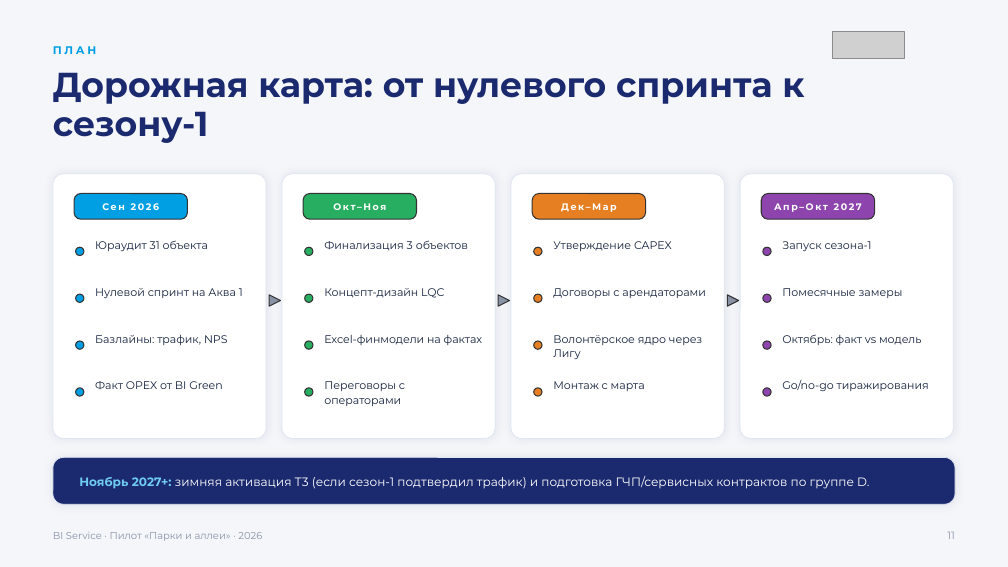
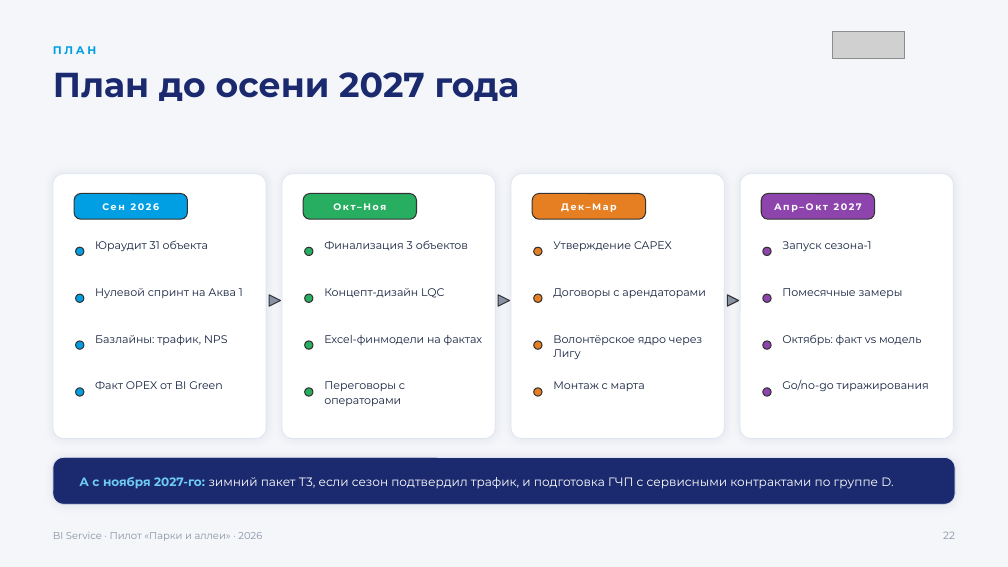
Before and after one commit to jprashkevich/bi-korshiler, a slide deck: slide 23 of docs/research/BIG-Life-park-pilot.pptx (slide 12 before the commit). Drawn at 1008x567 pixels with LibreOffice and Linux fonts; fonts in the diff are those of the drawing; grey boxes stand for pictures. Boxes give left, top, right and bottom in pixels: in the first picture for what was removed or moved away, otherwise in the second. Text is boxed around its words. In the diff, an @@ line names an element or a change of style, - is before the commit and + after.

```diff
--- a/docs/research/BIG-Life-park-pilot.pptx
+++ b/docs/research/BIG-Life-park-pilot.pptx
@@ text at <box>53,72,520,101</box>: text changed @@
-Дорожная карта: от нулевого спринта к сезону-1
+План до осени 2027 года
@@ text at <box>79,477,893,489</box>: text changed @@
-Ноябрь 2027+: зимняя активация Т3 (если сезон-1 подтвердил трафик) и подготовка ГЧП/сервисных контрактов по группе D.
+А с ноября 2027-го: зимний пакет Т3, если сезон подтвердил трафик, и подготовка ГЧП с сервисными контрактами по группе D.
@@ text at <box>943,531,955,539</box>: text changed @@
-11
+22
```
Also in this commit, not shown: 13 other slides changed, 11 slides added.
